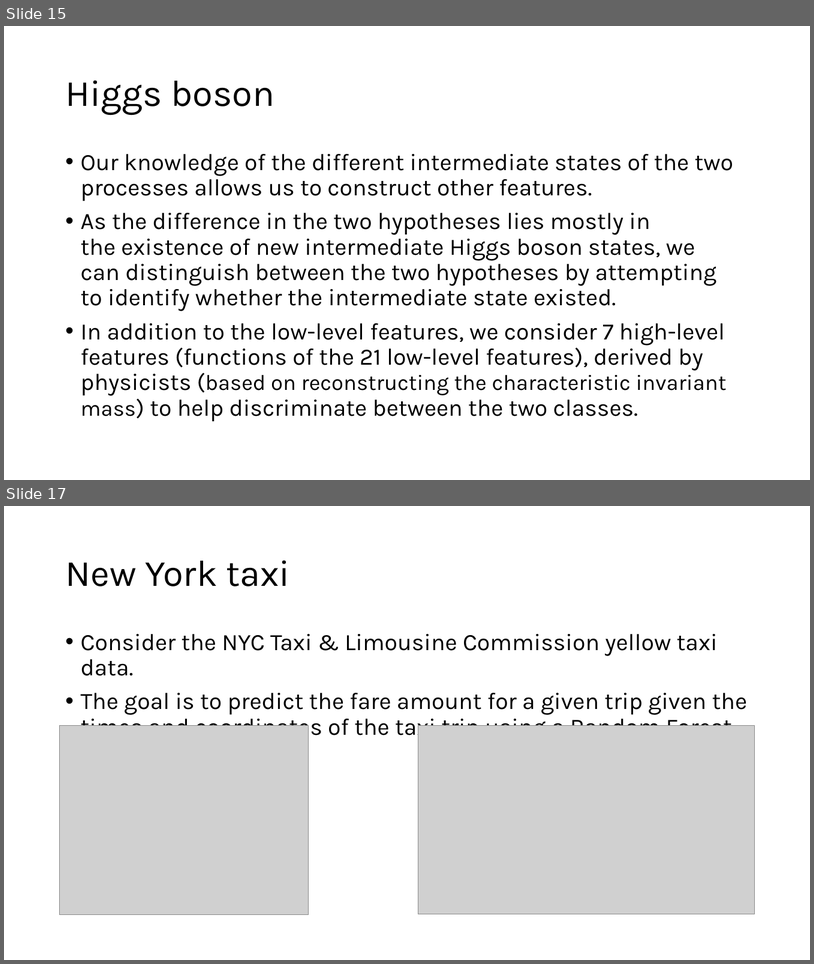
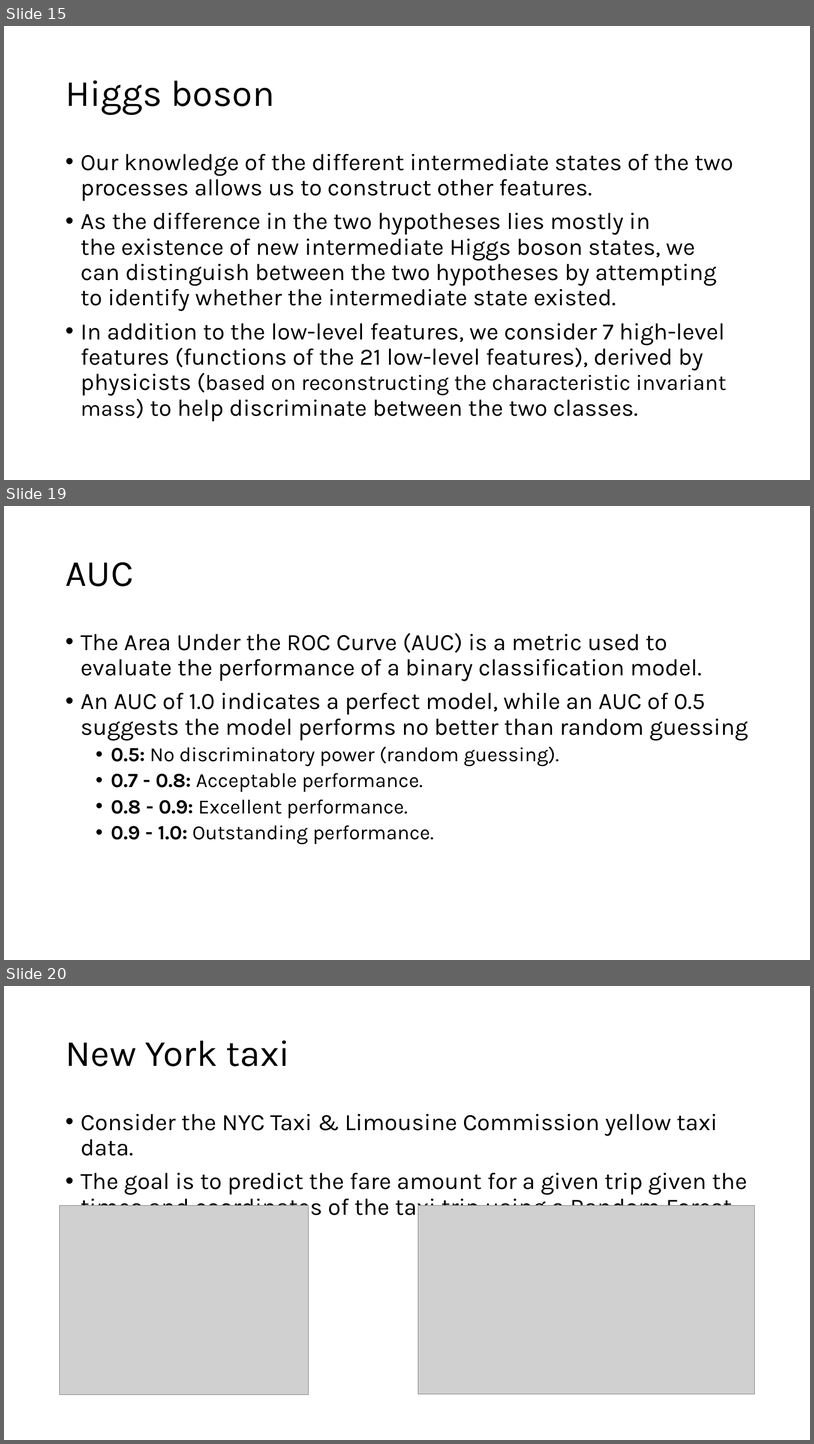
Before and after one commit to ICTP/SMR4077, a slide deck: DAY8/ML4HPC/slides/Magurele_3.pptx. Shown one above the other, each under a label of ours: slides 15 and 17 before the commit, slides 15, 19 and 20 after it; the slides between them are not shown. The pictures are 814x964 and 814x1444 pixels, drawn with LibreOffice and Linux fonts; fonts in the diff are those of the drawing; grey boxes stand for pictures. Boxes give left, top, right and bottom in pixels: in the first picture for what was removed or moved away, otherwise in the second. Text is boxed around its words. In the diff, an @@ line names an element or a change of style, - is before the commit and + after.

```diff
--- a/DAY8/ML4HPC/slides/Magurele_3.pptx
+++ b/DAY8/ML4HPC/slides/Magurele_3.pptx
@@ slide 19 added at box(4, 506, 810, 960), background #FFFFFF @@
@@ title added at box(65, 562, 133, 586), 44 pt, text #000000 @@
+AUC
@@ text added at box(81, 633, 748, 844), 28 pt, text #000000 @@
+• The Area Under the ROC Curve (AUC) is a metric used to evaluate the performance of a binary classification model.
+• An AUC of 1.0 indicates a perfect model, while an AUC of 0.5 suggests the model performs no better than random guessing
+  • 0.5: No discriminatory power (random guessing).
+  • 0.7 - 0.8: Acceptable performance.
+  • 0.8 - 0.9: Excellent performance.
+  • 0.9 - 1.0: Outstanding performance.
@@ what was slide 17 is now slide 20 @@
```
Also in this commit, not shown: 1 slide changed, 2 other slides added, 3 other files.
